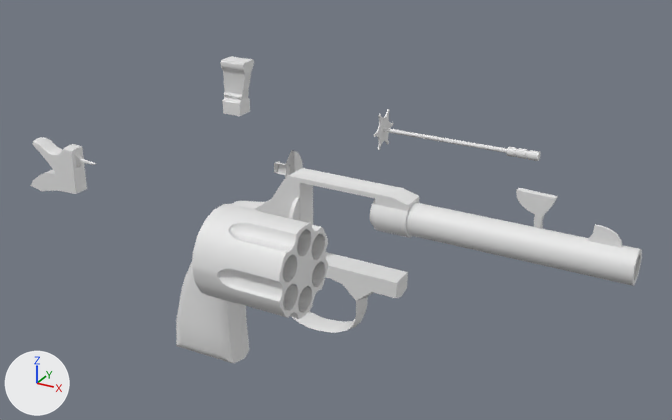
One commit to the Blender file BlenderFiles/ColtNewService.blend: the scene before it, then after it.
Before and after are seen from a 50 mm camera at (0.389, -0.75, 0.344) aimed at (-0.022, -0.003, -0.03). Every picture has the same lights, and +X, +Y and +Z are marked at lower left.

In view in the first picture: 'Body', 'Crane', 'Cylinder', 'CylinderOpener', 'Ejector', 'Hammer', 'Trigger'.
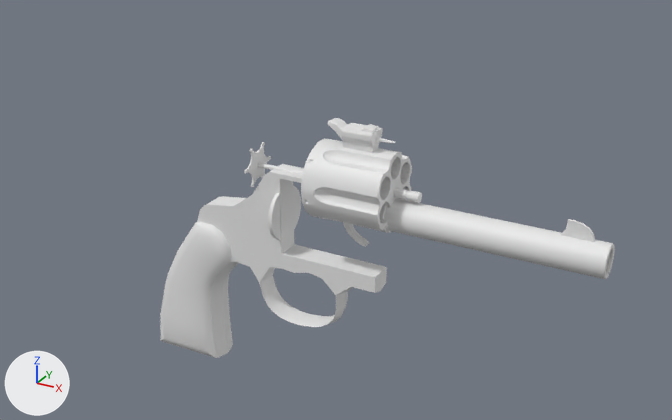
What differs and where, as boxes [x1, y1, x2, y2] in the pictures (672 x 420 px):
'Body', moved
    before: [176, 168, 642, 363]
    after: [160, 164, 615, 358]
'Cylinder', moved
    before: [192, 204, 328, 319]
    after: [301, 138, 412, 233]
'Hammer', moved
    before: [31, 137, 96, 194]
    after: [328, 118, 395, 153]
'Crane', moved
    before: [220, 56, 254, 116]
    after: [341, 123, 383, 150]
'Ejector', moved
    before: [374, 109, 541, 161]
    after: [244, 142, 422, 203]
'Trigger', moved
    before: [516, 188, 558, 229]
    after: [343, 222, 369, 246]
'CylinderOpener', moved
    before: [274, 150, 303, 178]
    after: [293, 185, 301, 229]

Edits to the bpy script that builds the scene:
```text
Change ob_body:
    ob_body.location: (0.0235, 0.0, 0.0) -> (0.0, 0.0, 0.0)
Change ob_cylinder:
    ob_cylinder.location: (0.0074, -0.1825, 0.0) -> (0.0, 0.0, 0.0)
Change ob_crane:
    ob_crane.location: (-0.2488, 0.1553, 0.0) -> (0.0, 0.0, 0.0)
Change ob_hammer:
    ob_hammer.location: (-0.2068, -0.1781, 0.0) -> (0.0, 0.0, 0.0)
Change ob_trigger:
    ob_trigger.location: (0.1708, 0.081, 0.0) -> (0.0, 0.0, 0.0)
Change ob_cylinderopener:
    ob_cylinderopener.location: (-0.0509, 0.0891, 0.0) -> (0.0, 0.0, 0.0)
Change ob_ejector:
    ob_ejector.location: (0.0642, 0.1634, 0.0) -> (0.0, 0.0, 0.0)
```
